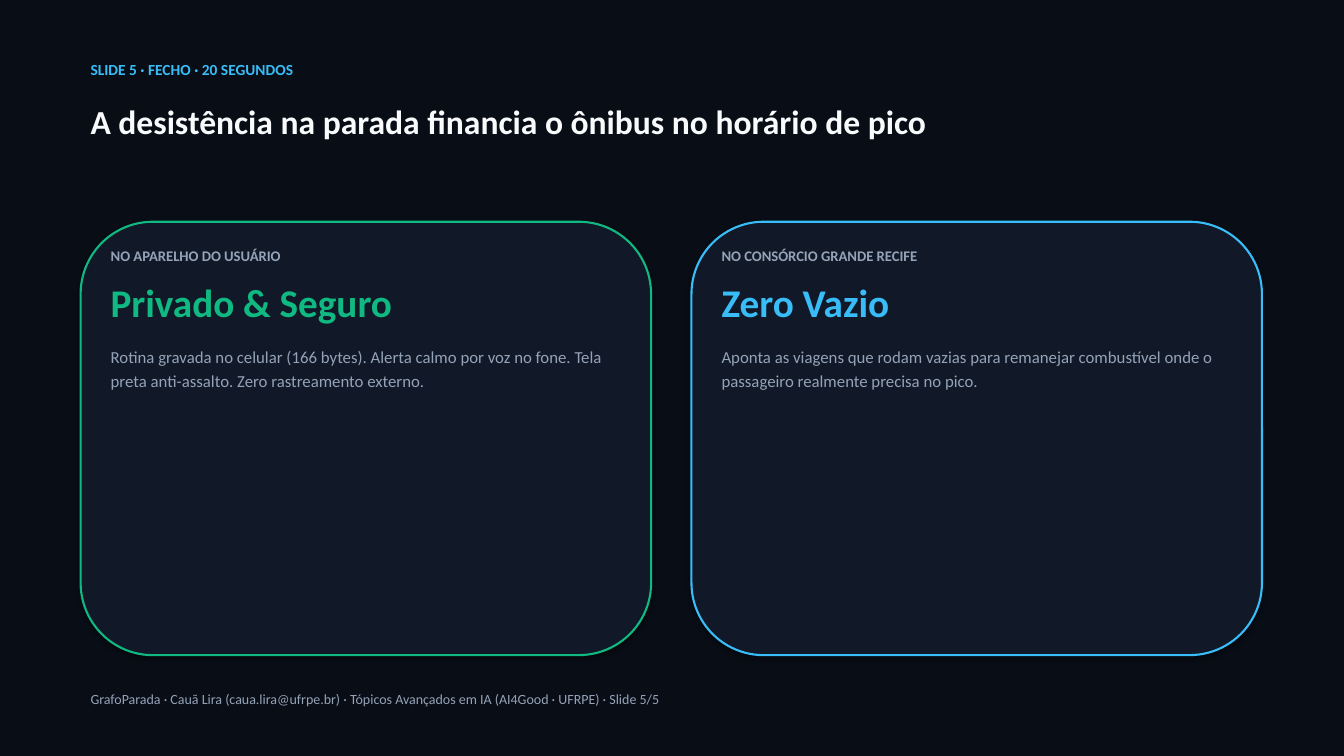
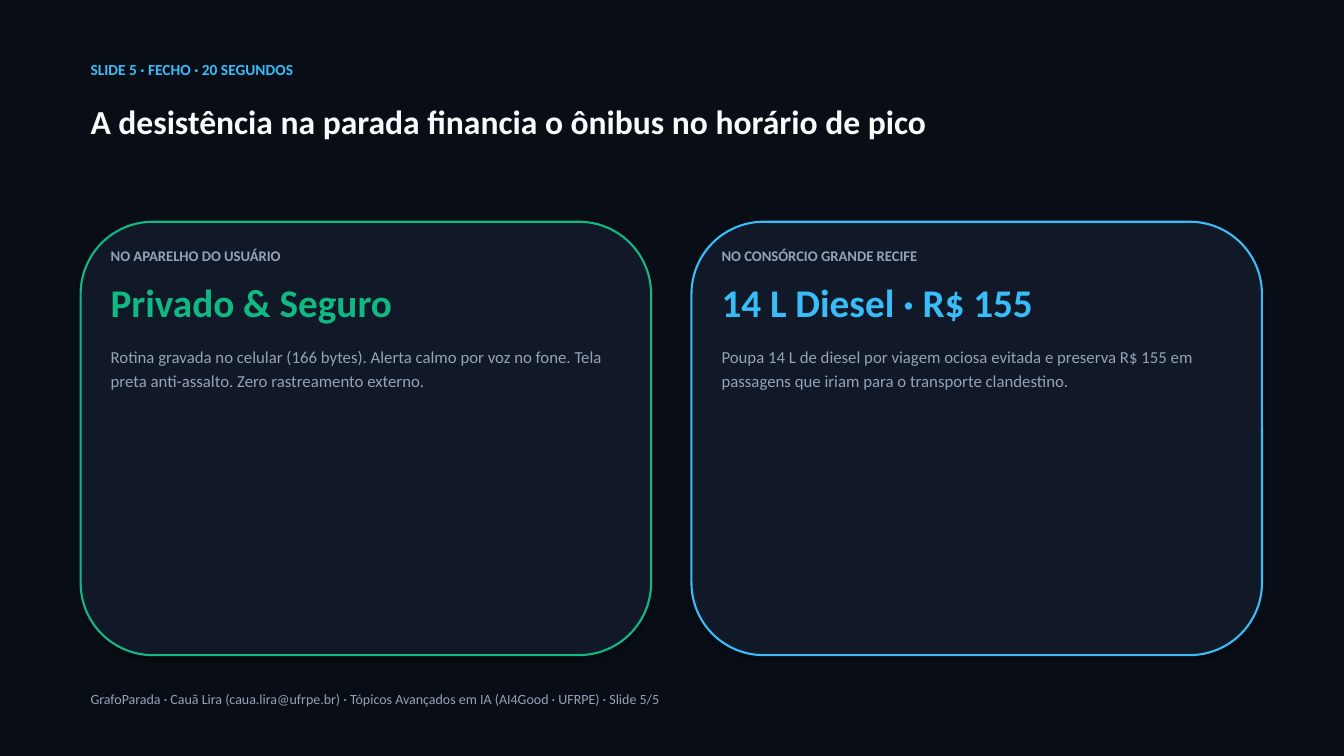
Before and after one commit to lira-labs/workspace, a slide deck: slide 5 of va2/GrafoParada_Seminario2_CauaLira.pptx. Drawn at 1344x756 pixels with LibreOffice and Linux fonts; fonts in the diff are those of the drawing. Boxes give left, top, right and bottom in pixels: in the first picture for what was removed or moved away, otherwise in the second. Text is boxed around its words. In the diff, an @@ line names an element or a change of style, - is before the commit and + after.

```diff
--- a/va2/GrafoParada_Seminario2_CauaLira.pptx
+++ b/va2/GrafoParada_Seminario2_CauaLira.pptx
@@ text at box(722, 289, 1193, 390): text changed @@
-Zero Vazio
-Aponta as viagens que rodam vazias para remanejar combustível onde o passageiro realmente precisa no pico.
+14 L Diesel · R$ 155
+Poupa 14 L de diesel por viagem ociosa evitada e preserva R$ 155 em passagens que iriam para o transporte clandestino.
```
Also in this commit, not shown: 2 other slides changed, 7 other files.
